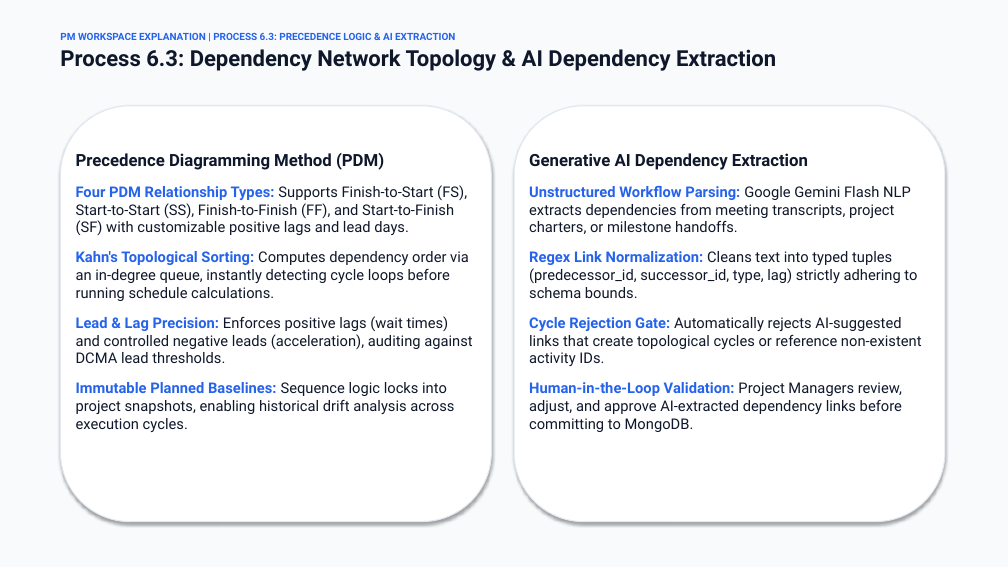
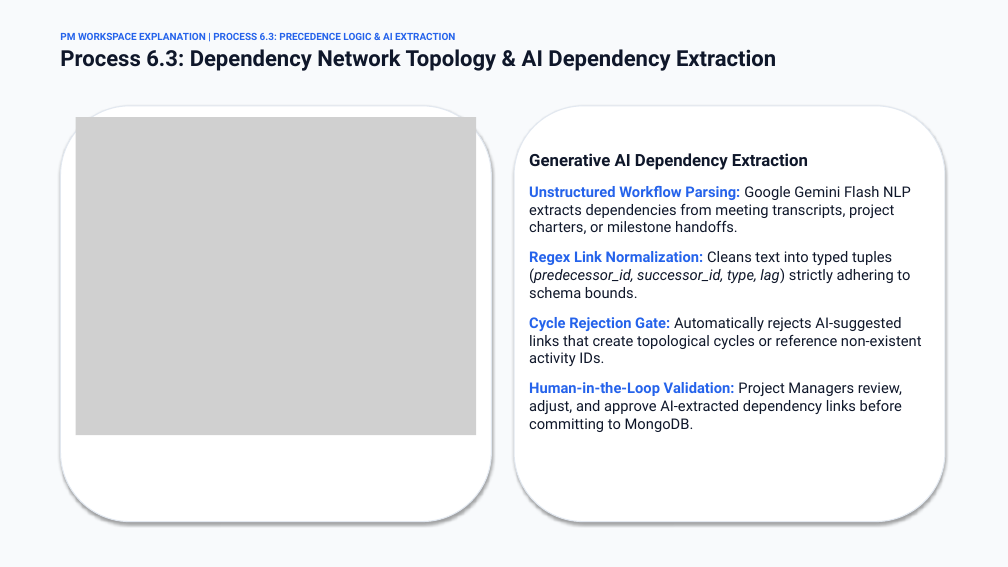
Before and after one commit to Tenshin000/SyncFlow, a slide deck: slide 10 of Presentation.pptx (slide 11 before the commit). Drawn at 1008x567 pixels with LibreOffice and Linux fonts; fonts in the diff are those of the drawing; grey boxes stand for pictures. Boxes give left, top, right and bottom in pixels: in the first picture for what was removed or moved away, otherwise in the second. Text is boxed around its words. In the diff, an @@ line names an element or a change of style, - is before the commit and + after.

Commit message:
True Last Commit Before Submission

```diff
--- a/Presentation.pptx
+++ b/Presentation.pptx
@@ picture added at <box>76,117,476,436</box> @@
@@ text removed at <box>76,153,472,432</box> @@
-Precedence Diagramming Method (PDM)
-Four PDM Relationship Types: Supports Finish-to-Start (FS), Start-to-Start (SS), Finish-to-Finish (FF), and Start-to-Finish (SF) with customizable positive lags and lead days.
-Kahn's Topological Sorting: Computes dependency order via an in-degree queue, instantly detecting cycle loops before running schedule calculations.
-Lead & Lag Precision: Enforces positive lags (wait times) and controlled negative leads (acceleration), auditing against DCMA lead thresholds.
-Immutable Planned Baselines: Sequence logic locks into project snapshots, enabling historical drift analysis across execution cycles.
@@ text at <box>529,251,910,298</box>: italic on in "(predecessor_id, successor_id, type, lag)" @@
```
Also in this commit, not shown: 9 other slides changed, 8 other files.
